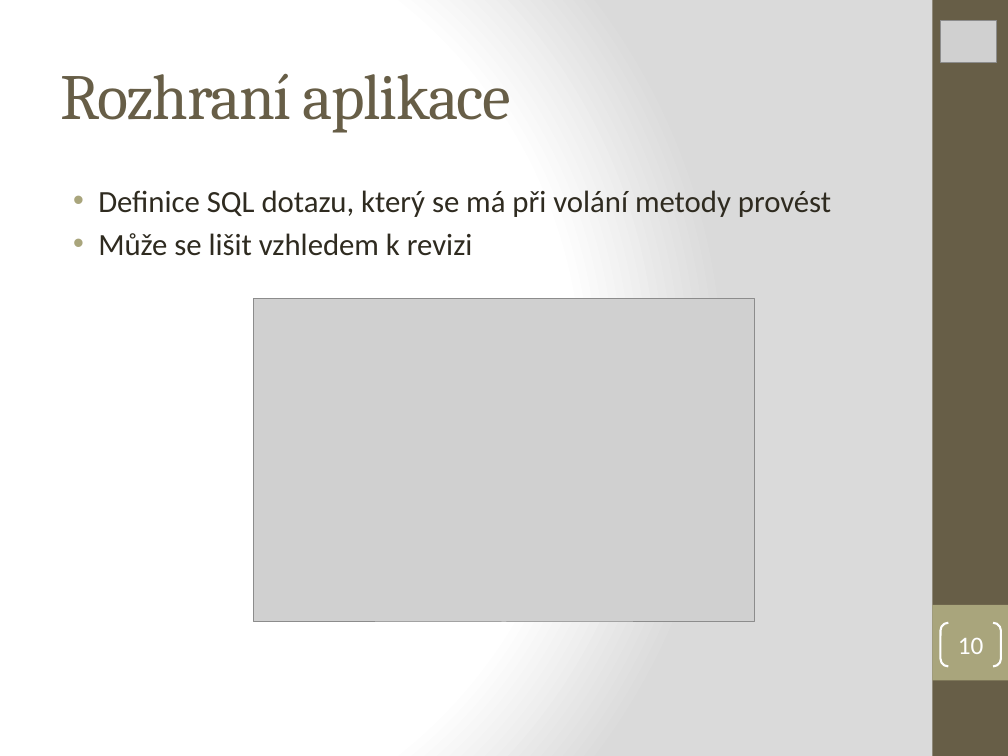
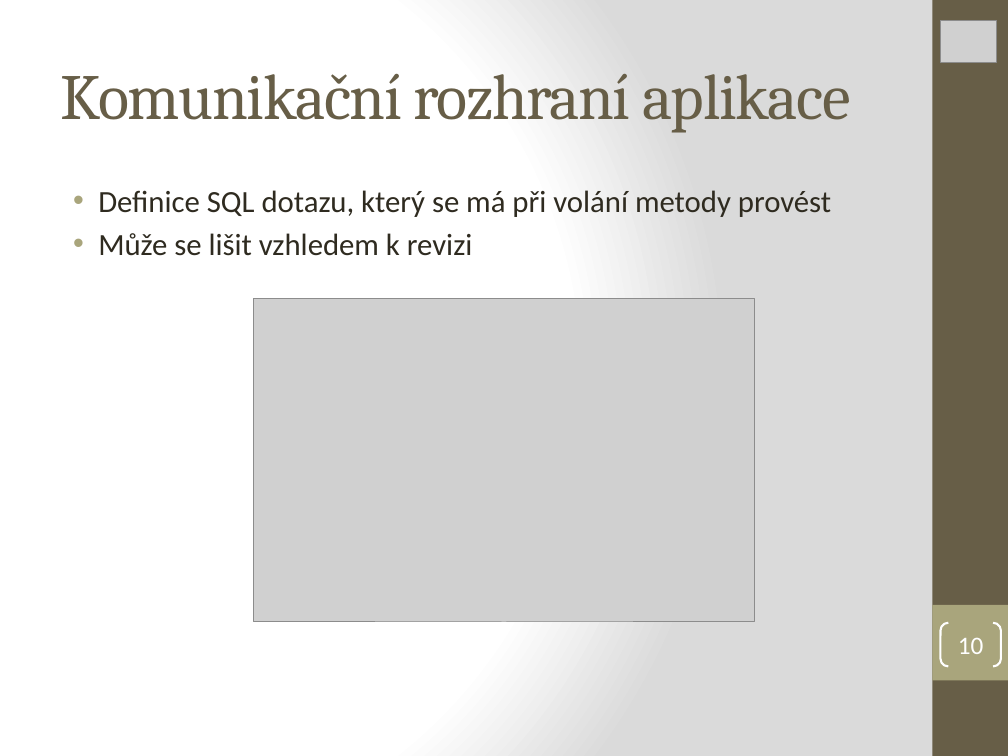
Before and after one commit to janlanger/Bachelor-text, a slide deck: slide 10 of langer_prezentace.pptx. Drawn at 1008x756 pixels with LibreOffice and Linux fonts; fonts in the diff are those of the drawing; grey boxes stand for pictures. Boxes give left, top, right and bottom in pixels: in the first picture for what was removed or moved away, otherwise in the second. Text is boxed around its words. In the diff, an @@ line names an element or a change of style, - is before the commit and + after.

```diff
--- a/langer_prezentace.pptx
+++ b/langer_prezentace.pptx
@@ title at [60,73,850,133]: text changed @@
-Rozhraní aplikace
+Komunikační rozhraní aplikace
```
Also in this commit, not shown: 1 other slide changed, 2 other files.
